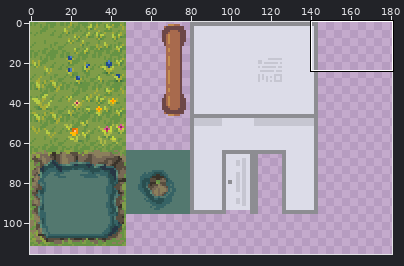
One commit to this sprite sheet: Output/Assets/Maps/lab_exterior_tileset.png. The picture above shows the old version from afar; the outline marks the close-up.
Close-up. Before the commit:
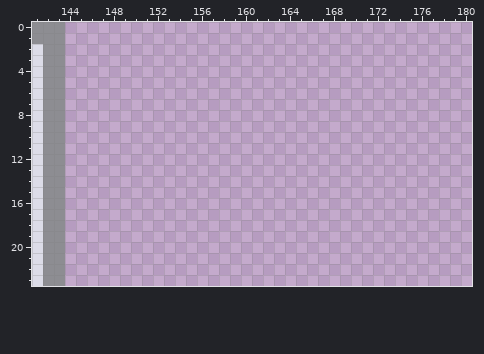
The file is 256x256 pixels. Shown: x 141..180, y 0..23. The wide view leaves out empty margins.
The same view after the edit:
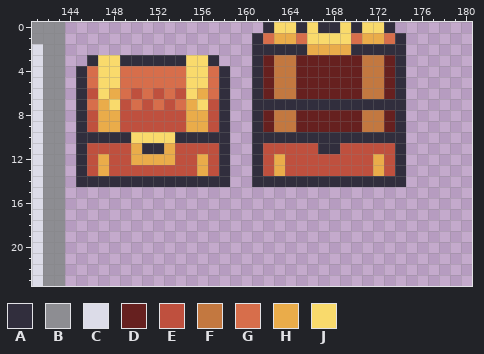
Palette (. is transparent): A #312e3d  B #8d8d92  C #dcdce8  D #66201f  E #bf503e  F #c37840  G #d76e4b  H #eaac4a  J #f9da6c
Diff:
The author put colour A in row 0 at x 162, 165, 167 to 168, 170 and 173; in row 1 at x 161 and 174; in row 2 at x 161 to 165 and 170 to 174; in row 3 at x 146, 149 to 154, 157, 161 and 174; in rows 4 to 6 at x 145, 158, 161 and 174; in row 7 at x 145, 158 and 161 to 174.
The author put colour A in rows 8 to 9 at x 145, 158, 161 and 174; in row 10 at x 145 to 149, 154 to 158 and 161 to 174; in row 11 at x 145, 151 to 152, 158, 161, 167 to 168 and 174; in rows 12 to 13 at x 145, 158, 161 and 174; in row 14 at x 145 to 158 and 161 to 174.
The author put colour D in rows 3 to 6 at x 162, 165 to 170 and 173; in rows 8 to 9 at x 162, 165 to 170 and 173.
The author put colour E in row 6 at x 146, 150, 152 and 154; in row 7 at x 149, 151, 153 and 157; in rows 8 to 9 at x 146, 149 to 154 and 157; in row 11 at x 146 to 149, 154 to 157, 162 to 166 and 169 to 173; in row 12 at x 146, 148 to 149, 154 to 155, 157, 162, 164 to 171 and 173; in row 13 at x 146, 148 to 155, 157, 162, 164 to 171 and 173.
The author put colour F in rows 3 to 6 at x 163 to 164 and 171 to 172; in rows 8 to 9 at x 163 to 164 and 171 to 172.
The author put colour G in row 1 at x 162, 165, 170 and 173; in rows 4 to 5 at x 146, 149 to 154 and 157; in row 6 at x 149, 151, 153 and 157; in row 7 at x 146, 150, 152 and 154.
The author put colour H in row 1 at x 163 to 164 and 171 to 172; in row 2 at x 166 to 169; in row 6 at x 148 and 156; in row 7 at x 147 and 155; in rows 8 to 9 at x 147 to 148 and 155 to 156; in row 11 at x 150 and 153.
The author put colour H in row 12 at x 147, 150 to 153, 156, 163 and 172; in row 13 at x 147, 156, 163 and 172.
The author put colour J in row 0 at x 163 to 164, 166, 169 and 171 to 172; in row 1 at x 166 to 169; in rows 3 to 5 at x 147 to 148 and 155 to 156; in row 6 at x 147 and 155; in row 7 at x 148 and 156; in row 10 at x 150 to 153.
Where, in picture pixels (left, top, right, bottom), the same in both close-ups:
added: (76, 22, 406, 187)
